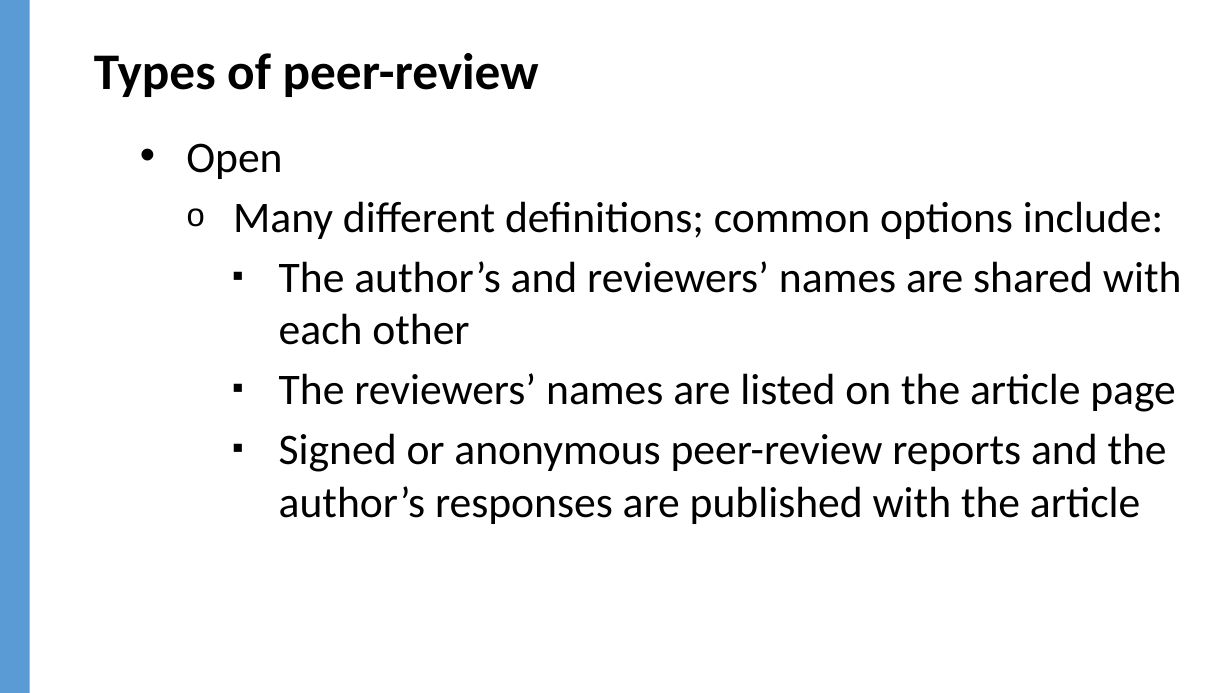
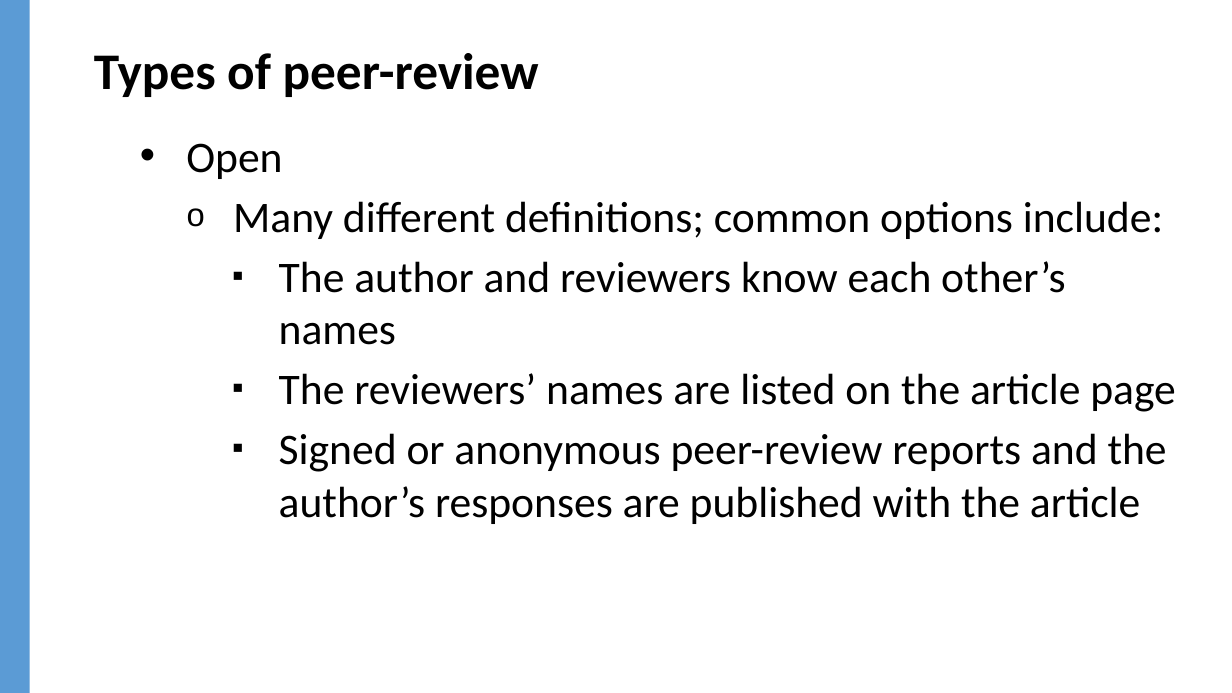
Before and after one commit to jylisadoney/jylisadoney.github.io, a slide deck: slide 7 of media/JylisaDoney_ACRL-ScholarlyCommunicationsCookbook_KeyIngredients.pptx. Drawn at 1232x693 pixels with LibreOffice and Linux fonts; fonts in the diff are those of the drawing; background and template pictures are left out. Boxes give left, top, right and bottom in pixels: in the first picture for what was removed or moved away, otherwise in the second. Text is boxed around its words. In the diff, an @@ line names an element or a change of style, - is before the commit and + after.

```diff
--- a/media/JylisaDoney_ACRL-ScholarlyCommunicationsCookbook_KeyIngredients.pptx
+++ b/media/JylisaDoney_ACRL-ScholarlyCommunicationsCookbook_KeyIngredients.pptx
@@ text at [279, 261, 1065, 345]: text changed @@
-    ▪ The author’s and reviewers’ names are shared with each other
+    ▪ The author and reviewers know each other’s names
```
Also in this commit, not shown: 23 other slides changed, 1 other file.
